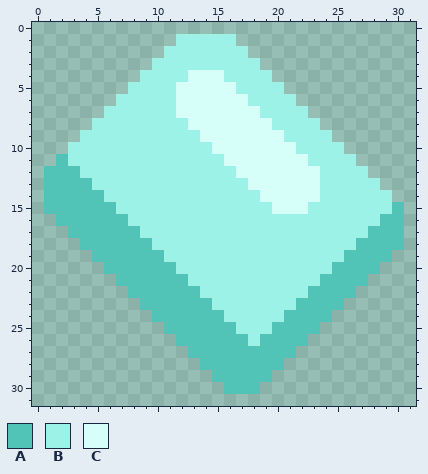
Two states of a pixel-art sprite, assets/sprites/items/polycarbonate.png. That is the earlier state.
The file is 32x32 pixels.
Palette (. is transparent): A #52c4b7  B #9df2e8  C #d6fffa
Pixels before, first column x 1:
 1 ...........BBBBB..............
 2 ..........BBBBBBB.............
 3 .........BBBBBBBBB............
 4 ........BBBBCCCBBBB...........
 5 .......BBBBCCCCCBBBB..........
 6 ......BBBBBCCCCCCBBBB.........
 7 .....BBBBBBCCCCCCCBBBB........
 8 ....BBBBBBBBCCCCCCCBBBB.......
 9 ...BBBBBBBBBBCCCCCCCBBBB......
10 ..BBBBBBBBBBBBCCCCCCCBBBB.....
11 .ABBBBBBBBBBBBBCCCCCCCBBBB....
12 AAABBBBBBBBBBBBBCCCCCCCBBBB...
13 AAAABBBBBBBBBBBBBCCCCCCBBBBB..
14 AAAAABBBBBBBBBBBBBCCCCCBBBBBB.
15 AAAAAABBBBBBBBBBBBBCCCBBBBBBBA
16 .AAAAAABBBBBBBBBBBBBBBBBBBBBAA
17 ..AAAAAABBBBBBBBBBBBBBBBBBBAAA
18 ...AAAAAABBBBBBBBBBBBBBBBBAAAA
19 ....AAAAAABBBBBBBBBBBBBBBAAAA.
20 .....AAAAAABBBBBBBBBBBBBAAAA..
21 ......AAAAAABBBBBBBBBBBAAAA...
22 .......AAAAAABBBBBBBBBAAAA....
23 ........AAAAAABBBBBBBAAAA.....
24 .........AAAAAABBBBBAAAA......
25 ..........AAAAAABBBAAAA.......
26 ...........AAAAAABAAAA........
27 ............AAAAAAAAA.........
28 .............AAAAAAA..........
29 ..............AAAAA...........
30 ...............AAA............
After the commit:
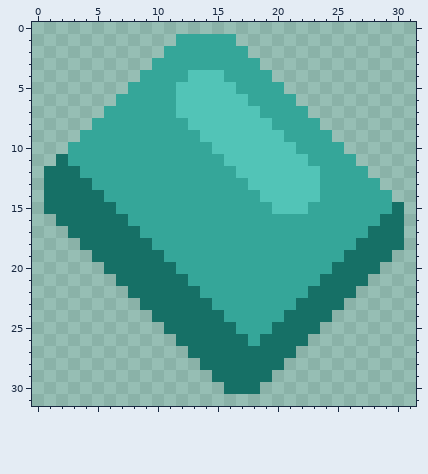
Diff:
colour A: #52c4b7 -> #167066
colour B: #9df2e8 -> #35a699
colour C: #d6fffa -> #52c4b7
Pixel boxes of the changes (left, top, right, bottom) in both pictures:
changed: (44, 34, 404, 394)
